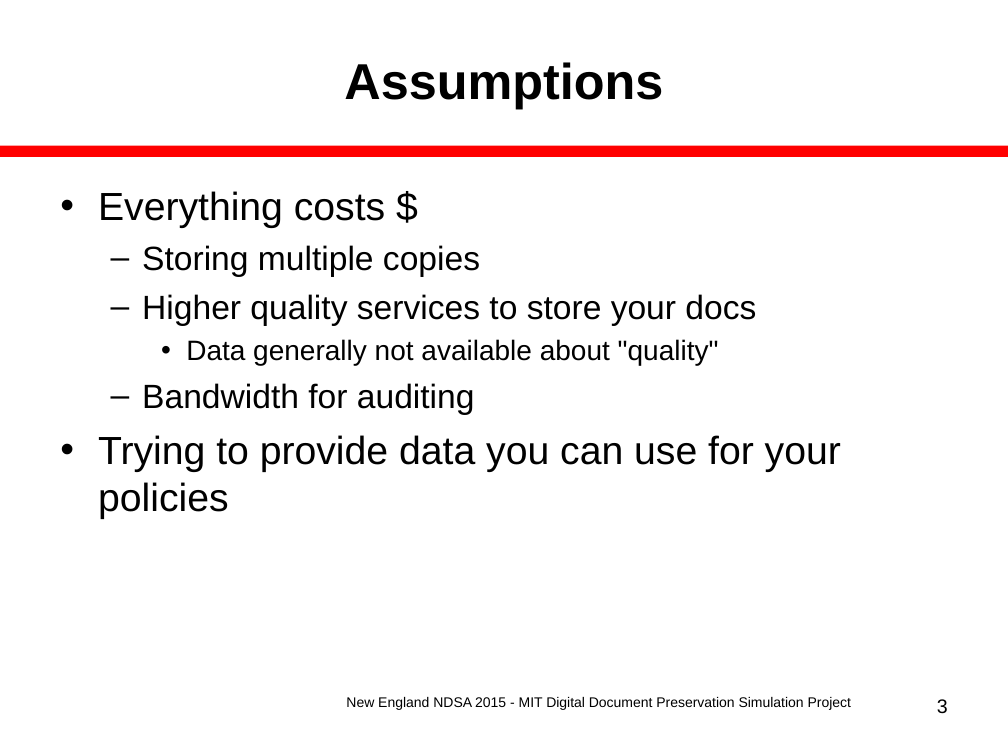
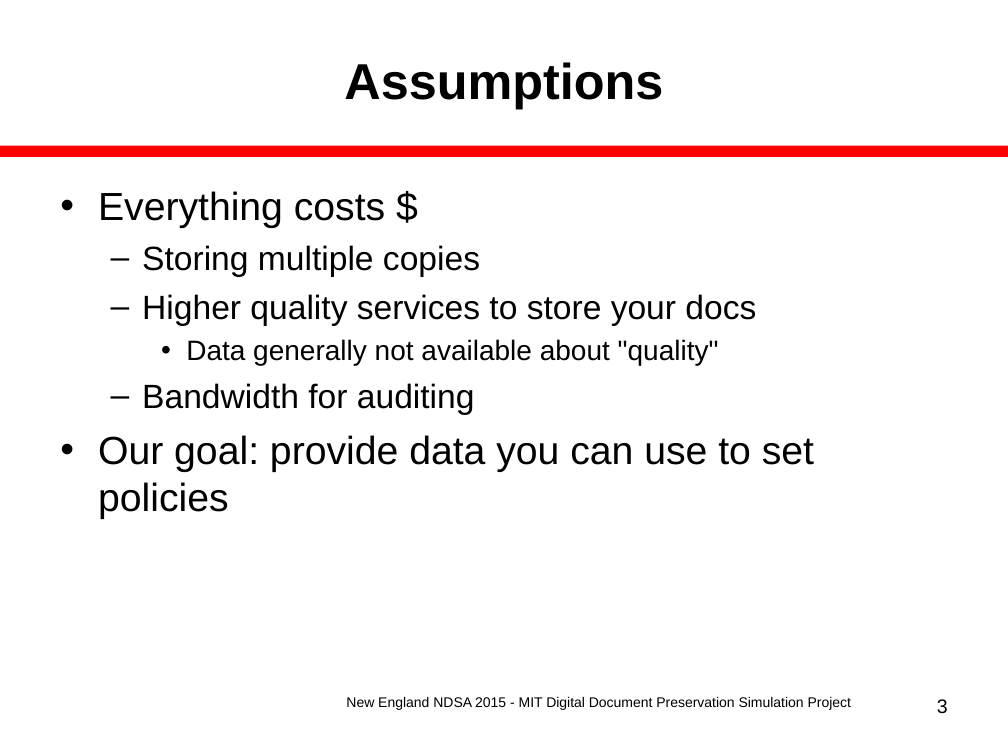
Before and after one commit to MIT-Informatics/PreservationSimulation, a slide deck: slide 3 of shelf/docs/Slides_NewEnglandNDSA.ppt. Drawn at 1008x756 pixels with LibreOffice and Linux fonts; fonts in the diff are those of the drawing. Boxes give left, top, right and bottom in pixels: in the first picture for what was removed or moved away, otherwise in the second. Text is boxed around its words. In the diff, an @@ line names an element or a change of style, - is before the commit and + after.

```diff
--- a/shelf/docs/Slides_NewEnglandNDSA.ppt
+++ b/shelf/docs/Slides_NewEnglandNDSA.ppt
@@ text at [98, 435, 814, 519]: text changed @@
-• Trying to provide data you can use for your policies
+• Our goal: provide data you can use to set policies
```
Also in this commit, not shown: 8 other slides changed, 1 slide removed, 1 other file.
